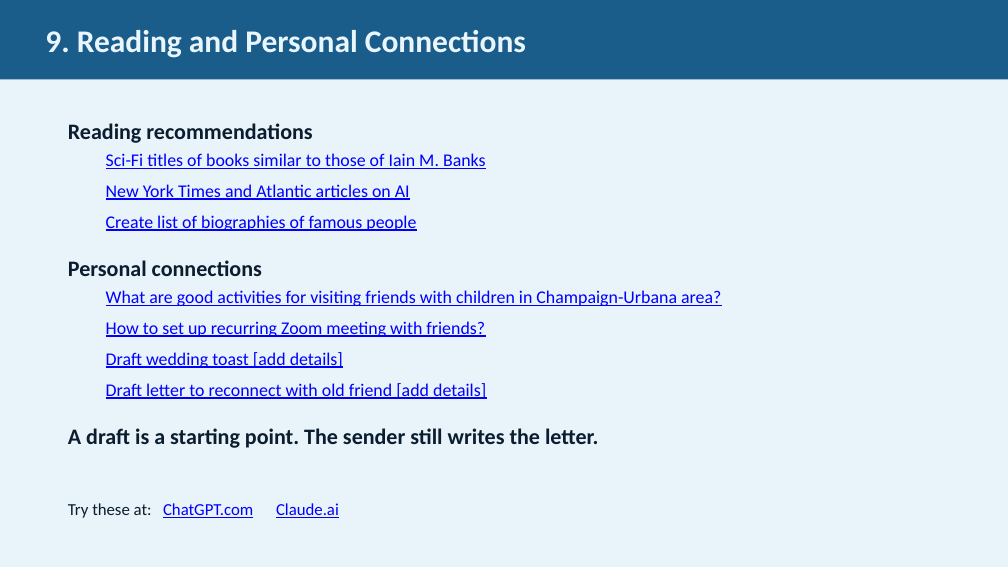
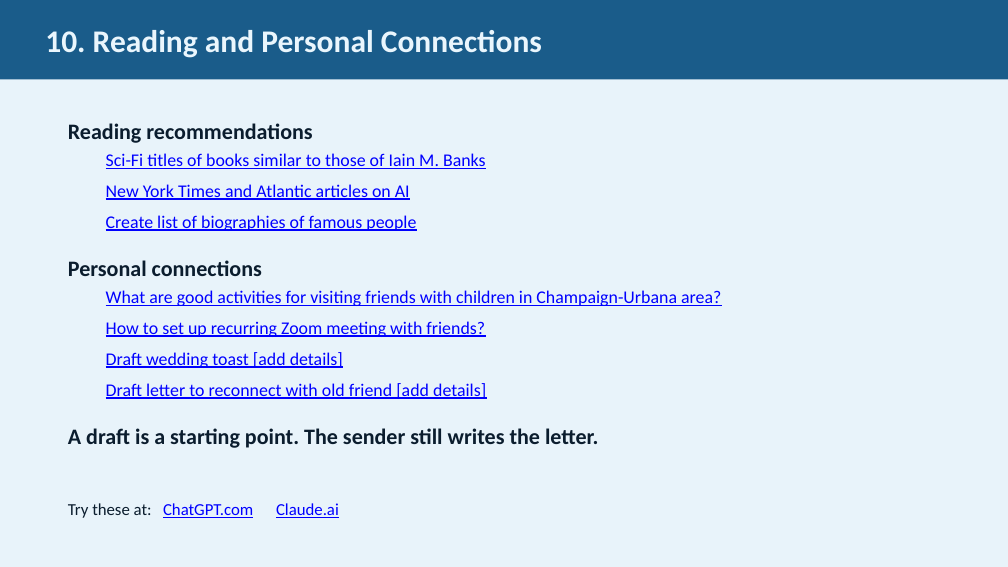
Before and after one commit to JimFawcett/NewSite, a slide deck: slide 10 of AI Presentation 2026/AI_Presentation.pptx (slide 9 before the commit). Drawn at 1008x567 pixels with LibreOffice and Linux fonts; fonts in the diff are those of the drawing. Boxes give left, top, right and bottom in pixels: in the first picture for what was removed or moved away, otherwise in the second. Text is boxed around its words. In the diff, an @@ line names an element or a change of style, - is before the commit and + after.

```diff
--- a/AI Presentation 2026/AI_Presentation.pptx
+++ b/AI Presentation 2026/AI_Presentation.pptx
@@ text in rectangle at [45,30,542,58]: text changed @@
-9. Reading and Personal Connections
+10. Reading and Personal Connections
```
Also in this commit, not shown: 31 other slides changed, 2 slides added.
